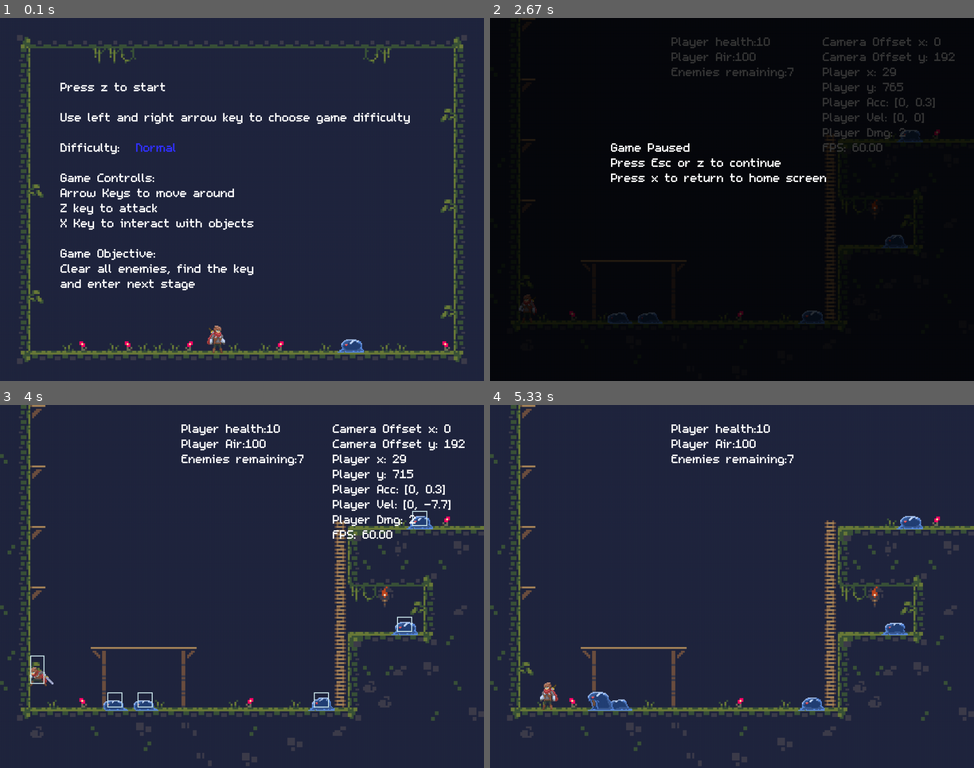
Above: before the commit, frames 1-4 (two rows, left to right).
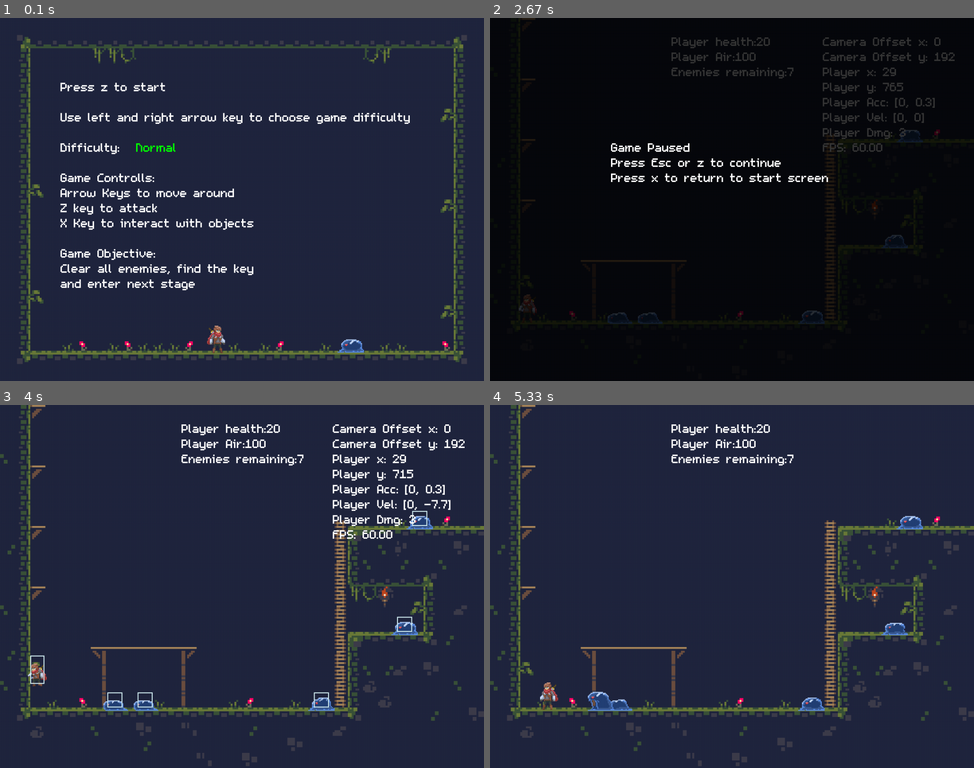
Above: after the commit, the same moments.

Repository: ArthurC13/A-Level-Project-Arthur-Chen
Game: pygame game, started from A level Project.py
The game is run twice, just before and just after one commit, with the same random seed, the same clock (stepped at 60 frames per second) and the same inputs.
Inputs:
- Up to frame 1 (0.1 s): no input
- Up to frame 2 (2.67 s): tap Z at 0.33, 1.57, 1.97, 2.27 s; hold 1 0.67-1.2 s; hold Left 0.67-1.2 s; tap 1 at 1.23 s; hold Left 1.9-2.43 s; tap 2 at 2.05 s; tap Esc at 2.47 s
- Up to frame 3 (4 s): tap 1 at 2.8, 3.13 s; tap Z at 3.53, 3.83, 3.97 s; tap 3 at 3.62 s; hold Up from 3.9 s (still down)
- Up to frame 4 (5.33 s): release Up at 4.27 s; hold Right 4.3-4.93 s; tap Z at 4.37, 4.67, 5.03 s; tap 2 at 4.45 s; hold Left from 4.97 s (still down); tap 3 at 5.12 s

The runs differ from the first frame. In frame 1, less than 0.1% of the frame differs, in the area x 28-37%, y 34-37%; in frame 2, 0.2%, in the area x 53-86%, y 5-46%; in frame 3, 0.2%; in frame 4, less than 0.1%.

Commit message:
Changed difficulty, fixed jumping bug
Health now increases with easier difficulty
Jumping in a short corridor no longer causes actions to repeat itself

Diff:
--- a/A level Project.py
+++ b/A level Project.py
@@ -41,7 +41,7 @@
 KNOCKBACK = 15
 
 LEVEL = 0
-HEALTH = 10
+HEALTH = 15
 
 CAMERALAG = 25
 
@@ -208,6 +208,7 @@
         if hits and not hits2:
             self.vel.y = JUMPVEL
             self.current_sprite = -1
+            self.current_action = 2
 
     def attack(self):
         if self.face_left:
@@ -1099,7 +1100,7 @@
 
     def new_game(self):
         self.level = LEVEL
-        self.player_health = HEALTH
+        self.player_health = HEALTH + self.difficulty * -5
         self.player_dmg = 2 - self.difficulty
         self.next_level()
 
@@ -1271,7 +1272,7 @@
         self.draw_texts()
         if self.mode == 'pause':
             self.dimm_screen()
-            self.blit_texts('Game Paused\nPress Esc or z to continue\nPress x to return to home screen', WHITE, 256, 256, 32, self.myfont)
+            self.blit_texts('Game Paused\nPress Esc or z to continue\nPress x to return to start screen', WHITE, 256, 256, 32, self.myfont)
         elif self.mode == 'death screen':
             self.dimm_screen()
             self.blit_texts('Game Over\nPress z to restart\nPress x to return to start screen', WHITE, 256, 256, 32, self.myfont)
@@ -1295,24 +1296,24 @@
         self.player_dmg = 1
         self.next_level()
         self.mode = 'home screen'
-        self.difficulty = 0
+        self.difficulty = -1
         self.wait_loop()
 
     def change_difficulty(self):
         if self.difficulty == 0:
-            self.difficulty_text = 'Normal'
+            self.difficulty_text = 'Hard'
             self.difficulty_colour = BLUE
         if self.difficulty == -1:
-            self.difficulty_text = 'Easy'
+            self.difficulty_text = 'Normal'
             self.difficulty_colour = GREEN
         if self.difficulty == -2:
-            self.difficulty_text = 'Super Easy'
+            self.difficulty_text = 'Easy'
             self.difficulty_colour = YELLOW
         if self.difficulty == -3:
-            self.difficulty_text = 'Ultra Easy'
+            self.difficulty_text = 'Super Easy'
             self.difficulty_colour = PINK
         if self.difficulty == 1:
-            self.difficulty_text = 'Hard'
+            self.difficulty_text = 'Super Hard'
             self.difficulty_colour = RED
 
     def draw_menu(self):
--- a/maps/map3.tmx
+++ b/maps/map3.tmx
@@ -1,5 +1,5 @@
 <?xml version="1.0" encoding="UTF-8"?>
-<map version="1.5" tiledversion="1.6.0" orientation="orthogonal" renderorder="right-down" width="200" height="100" tilewidth="32" tileheight="32" infinite="0" nextlayerid="4" nextobjectid="407">
+<map version="1.5" tiledversion="1.6.0" orientation="orthogonal" renderorder="right-down" width="200" height="100" tilewidth="32" tileheight="32" infinite="0" nextlayerid="4" nextobjectid="408">
  <tileset firstgid="1" source="cavesofgallet_tiles.tsx"/>
  <tileset firstgid="97" source="platformer_tiles.tsx"/>
  <layer id="1" name="Background" width="200" height="100">
@@ -353,7 +353,7 @@
   <object id="341" name="wall" x="5824" y="608" width="416" height="8"/>
   <object id="342" name="wall" x="5504" y="704" width="192" height="8"/>
   <object id="343" name="wall" x="5504" y="832" width="384" height="8"/>
-  <object id="344" name="wall" x="5472" y="608" width="32" height="352"/>
+  <object id="344" name="wall" x="5472" y="608" width="32" height="96"/>
   <object id="345" name="wall" x="6240" y="352" width="32" height="608"/>
   <object id="346" name="wall" x="5504" y="960" width="736" height="32"/>
   <object id="347" name="ladder" x="5800" y="152" width="16" height="328"/>
@@ -415,5 +415,6 @@
   <object id="402" name="ladder" x="5768" y="1664" width="16" height="192"/>
   <object id="405" name="wall" x="5600" y="1568" width="32" height="8"/>
   <object id="406" name="player" x="1096" y="1288" width="16" height="16"/>
+  <object id="407" name="wall" x="5472" y="840" width="32" height="120"/>
  </objectgroup>
 </map>
